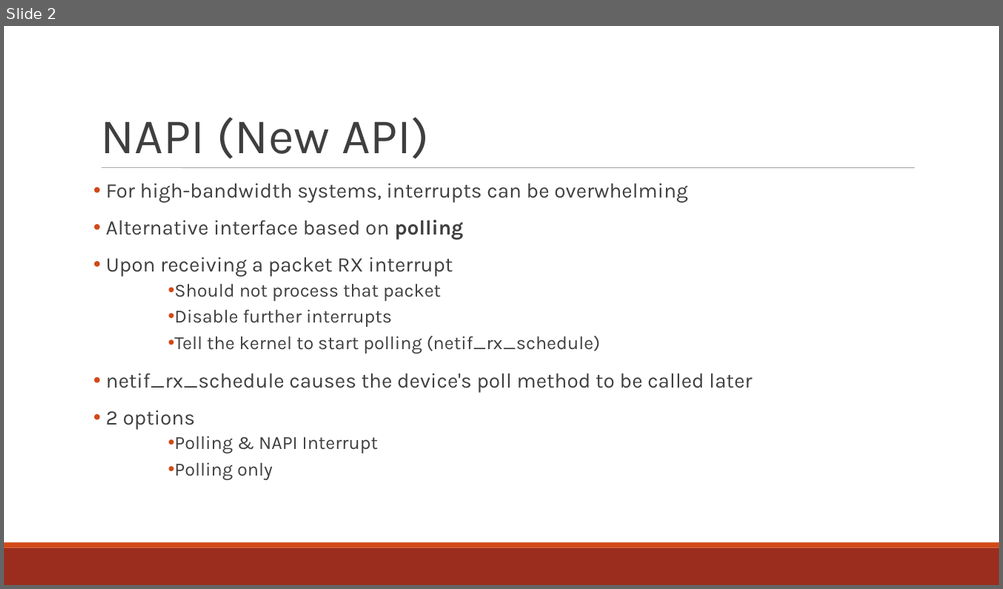
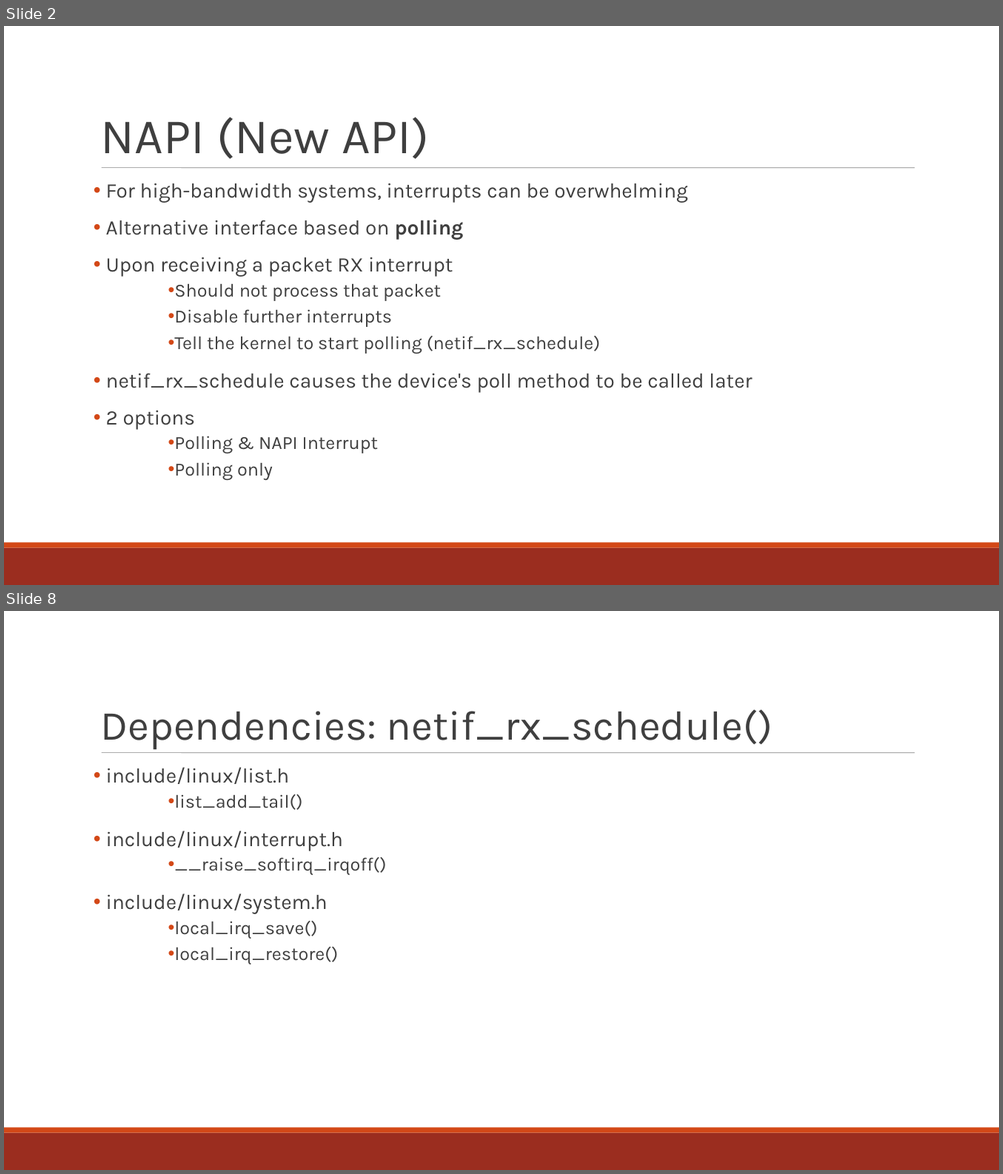
Before and after one commit to minitu/urop_priv, a slide deck: rckemac_linuxdep.ppt. Shown one above the other, each under a label of ours: slide 2 before the commit, slides 2 and 8 after it; the slides between them are not shown. The pictures are 1003x589 and 1003x1174 pixels, drawn with LibreOffice and Linux fonts; fonts in the diff are those of the drawing. Boxes give left, top, right and bottom in pixels: in the first picture for what was removed or moved away, otherwise in the second. Text is boxed around its words. In the diff, an @@ line names an element or a change of style, - is before the commit and + after.

Commit message:
Finish rckemac_linuxdep

```diff
--- a/rckemac_linuxdep.ppt
+++ b/rckemac_linuxdep.ppt
@@ slide 8 added at (4, 611, 999, 1170), background #FFFFFF; not listed: 3 template elements that a slide beside it also shows @@
@@ title added at (101, 709, 772, 749), 40 pt, text #3F3F3F @@
+Dependencies: netif_rx_schedule()
@@ text added at (106, 767, 386, 965), 18 pt, text #3F3F3F @@
+• include/linux/list.h
+  • list_add_tail()
+• include/linux/interrupt.h
+  • __raise_softirq_irqoff()
+• include/linux/system.h
+  • local_irq_save()
+  • local_irq_restore()
```
Also in this commit, not shown: 4 slides changed, 13 other slides added, 2 other files.
